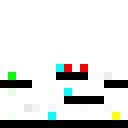
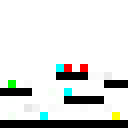
Revision of a layered 128x128 image; what changed, layer by layer:
painted on "Layer 0" over [0, 72, 56, 120]
